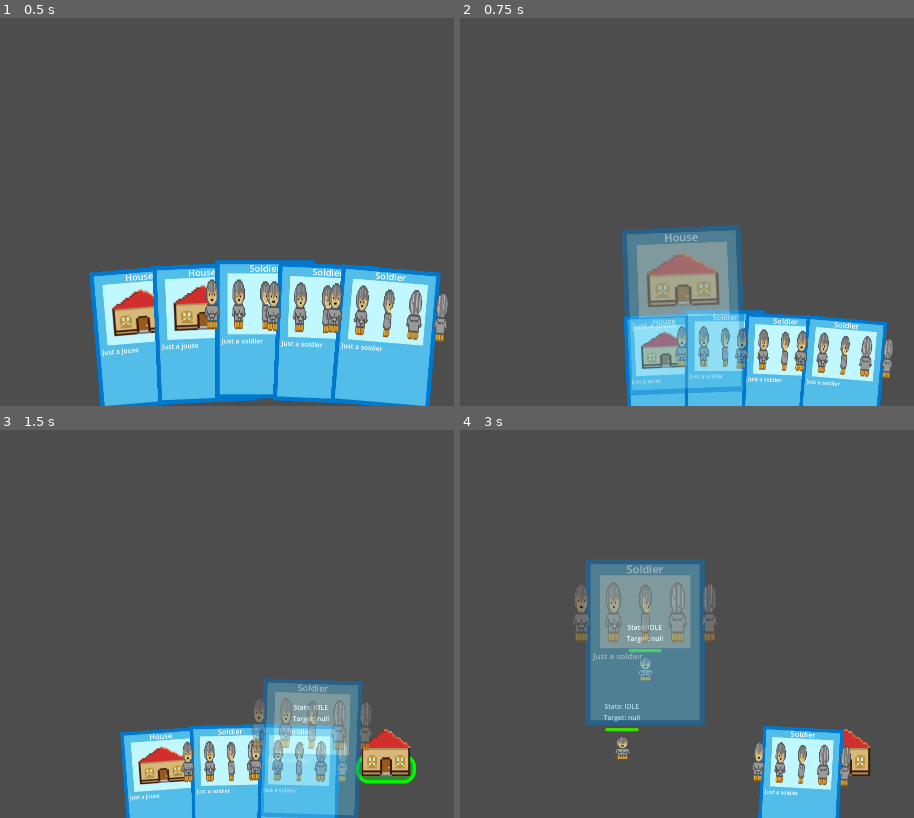
Above: before the commit, frames 1-4 (two rows, left to right).
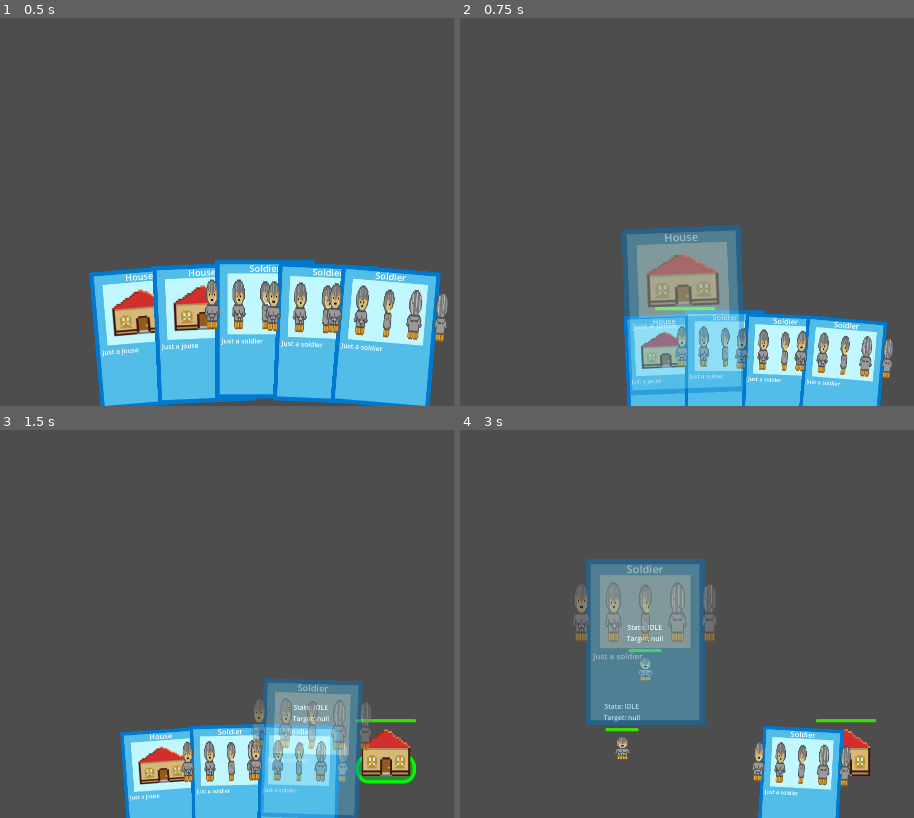
Above: after the commit, the same moments.

Repository: stranker/cardgame
Game: Godot game, scene res://Scenes/test_scene.tscn
Same seed, same stepped clock (60 frames per second), same inputs: the game is played once before the commit and once after it.
Inputs (mouse positions are in pixels of both pictures, inside the frame that each line leads up to):
- Up to frame 1 (0.5 s): no input
- Up to frame 2 (0.75 s): tap Enter at 0.5 s; drag from (605, 336) to (845, 336) at 0.52 s
- Up to frame 3 (1.5 s): drag from (385, 748) to (163, 748) at 1.27 s
- Up to frame 4 (3 s): move the mouse to (623, 748) at 2.02 s; click (623, 748) at 2.1 s; tap Space at 2.75 s; drag from (723, 740) to (487, 527) at 2.77 s

Frame 1 is identical in both runs. In frame 2, 0.1% of the frame differs, in the area x 42-57%, y 74-76%; in frame 3, 0.1%; in frame 4, 0.1%, in the area x 78-92%, y 74-76%.

Commit message:
Rework navigation and selection manager

Diff:
--- a/CardGame/Managers/selection_manager.gd
+++ b/CardGame/Managers/selection_manager.gd
@@ -32,9 +32,8 @@
 func _add_selection_area():
 	selection_area = Area2D.new()
 	selection_area.set_collision_layer_value(1, false)
-	selection_area.set_collision_layer_value(5, true)
-	selection_area.set_collision_mask_value(1, true)
 	selection_area.set_collision_mask_value(2, true)
+	selection_area.set_collision_mask_value(3, true)
 	selection_collision = CollisionShape2D.new()
 	add_child(selection_area)
 	selection_area.add_child(selection_collision)
--- a/CardGame/Objects/Buildings/building.gd
+++ b/CardGame/Objects/Buildings/building.gd
@@ -3,6 +3,21 @@
 extends StaticBody2D
 
 @export var is_enemy : bool = false
+@onready var health_component : HealthComponent = $HealthComponent
+@export var health : float = 10
+@export var max_health : float = 10
+
+signal destroy(building)
+
+func _ready():
+	health_component.init(health,max_health)
+	health_component.dead.connect(on_health_dead)
+	pass
 
 func do_action(data : SelectionManager.PointData, multiple_selection : bool):
 	pass
+
+func on_health_dead():
+	destroy.emit(self)
+	queue_free()
+	pass
--- a/CardGame/Objects/Buildings/building.tscn
+++ b/CardGame/Objects/Buildings/building.tscn
@@ -1,13 +1,14 @@
-[gd_scene load_steps=10 format=3 uid="uid://cwp7jntte1nfm"]
+[gd_scene load_steps=13 format=3 uid="uid://cwp7jntte1nfm"]
 
 [ext_resource type="Script" path="res://Objects/Buildings/building.gd" id="1_v2wy1"]
 [ext_resource type="PackedScene" uid="uid://b0713h3mysyhv" path="res://Objects/Components/visual_component.tscn" id="4_2e6cy"]
 [ext_resource type="PackedScene" uid="uid://bnhp8xorl5mht" path="res://Objects/Components/construct_component.tscn" id="4_iq34l"]
 [ext_resource type="PackedScene" uid="uid://bqqxauqfyhslm" path="res://Objects/Components/selectable_component.tscn" id="5_elbbj"]
 [ext_resource type="Texture2D" uid="uid://bn42djc3lmgaf" path="res://Objects/Buildings/House.png" id="5_x2rgf"]
+[ext_resource type="PackedScene" uid="uid://c51cj72bpt7w" path="res://Objects/Components/health_component.tscn" id="6_cnadg"]
 
 [sub_resource type="RectangleShape2D" id="RectangleShape2D_nmhxt"]
-size = Vector2(128, 104)
+size = Vector2(128, 64)
 
 [sub_resource type="RectangleShape2D" id="RectangleShape2D_5llsy"]
 size = Vector2(128, 128)
@@ -27,6 +28,20 @@
 corner_radius_bottom_right = 30
 corner_radius_bottom_left = 30
 
+[sub_resource type="StyleBoxFlat" id="StyleBoxFlat_l20cg"]
+bg_color = Color(0.91853, 0.217091, 3.85046e-07, 1)
+corner_radius_top_left = 6
+corner_radius_top_right = 6
+corner_radius_bottom_right = 6
+corner_radius_bottom_left = 6
+
+[sub_resource type="StyleBoxFlat" id="StyleBoxFlat_yass3"]
+bg_color = Color(0.203922, 0.886275, 0, 1)
+corner_radius_top_left = 6
+corner_radius_top_right = 6
+corner_radius_bottom_right = 6
+corner_radius_bottom_left = 6
+
 [node name="Building" type="StaticBody2D" groups=["Building"]]
 collision_layer = 2
 collision_mask = 6
@@ -42,7 +57,7 @@
 texture = ExtResource("5_x2rgf")
 
 [node name="CollisionShape2D" type="CollisionShape2D" parent="."]
-position = Vector2(0, 12)
+position = Vector2(0, 32)
 shape = SubResource("RectangleShape2D_nmhxt")
 
 [node name="ConstructComponent" parent="." instance=ExtResource("4_iq34l")]
@@ -64,3 +79,16 @@
 offset_right = 72.0
 offset_bottom = 83.0
 theme_override_styles/panel = SubResource("StyleBoxFlat_8aqbu")
+
+[node name="HealthComponent" parent="." node_paths=PackedStringArray("health_bar") instance=ExtResource("6_cnadg")]
+health_bar = NodePath("ProgressBar")
+
+[node name="ProgressBar" type="ProgressBar" parent="HealthComponent"]
+offset_left = -72.0
+offset_top = -72.0
+offset_right = 72.0
+offset_bottom = -64.0
+theme_override_styles/background = SubResource("StyleBoxFlat_l20cg")
+theme_override_styles/fill = SubResource("StyleBoxFlat_yass3")
+value = 50.0
+show_percentage = false
--- a/CardGame/Objects/Components/combat_component.gd
+++ b/CardGame/Objects/Components/combat_component.gd
@@ -55,5 +55,5 @@
 
 func reset():
 	current_target = null
-	end_attack.emit()
+	#end_attack.emit()
 	pass
--- a/CardGame/Objects/Components/navigation_component.gd
+++ b/CardGame/Objects/Components/navigation_component.gd
@@ -56,10 +56,15 @@
 	pass
 
 func _on_navigation_agent_2d_target_reached():
-	if target:
+	if target != null and not target.is_queued_for_deletion():
 		target_reached.emit(target)
-		print_debug("Target Reached")
+		print_debug("Target Reached:", target.name)
 	else:
 		position_reached.emit()
 	set_physics_process(false)
 	pass # Replace with function body.
+
+func stop():
+	set_physics_process(false)
+	navigation_agent.target_position = global_position
+	pass
--- a/CardGame/Objects/Components/navigation_component.tscn
+++ b/CardGame/Objects/Components/navigation_component.tscn
@@ -7,8 +7,8 @@
 min_distance_attack = 40.0
 
 [node name="NavigationAgent2D" type="NavigationAgent2D" parent="."]
-target_desired_distance = 20.0
-path_max_distance = 150.0
+target_desired_distance = 70.0
+path_max_distance = 200.0
 radius = 20.0
 debug_enabled = true
 debug_path_custom_color = Color(1, 0, 1, 1)
--- a/CardGame/Objects/Units/unit.gd
+++ b/CardGame/Objects/Units/unit.gd
@@ -72,6 +72,7 @@
 
 func on_combat_attack(target):
 	set_state(State.ATTACK)
+	navigation.stop()
 	debug_target.text = "Target: " + target.name
 	pass
 
@@ -88,6 +89,7 @@
 	pass
 
 func on_target_out_of_range(target : PhysicsBody2D):
+	print_debug("on_target_out_of_range")
 	set_state(State.IDLE)
 	target_object(target)
 	pass
--- a/CardGame/Objects/Units/unit.tscn
+++ b/CardGame/Objects/Units/unit.tscn
@@ -8,9 +8,8 @@
 [ext_resource type="PackedScene" uid="uid://cfgnovjrv8ylr" path="res://Objects/Components/combat_component.tscn" id="6_vofuv"]
 [ext_resource type="PackedScene" uid="uid://c51cj72bpt7w" path="res://Objects/Components/health_component.tscn" id="7_ba8vd"]
 
-[sub_resource type="CapsuleShape2D" id="CapsuleShape2D_ffnn0"]
+[sub_resource type="CircleShape2D" id="CircleShape2D_08lj5"]
 radius = 16.0
-height = 64.0
 
 [sub_resource type="RectangleShape2D" id="RectangleShape2D_chg2t"]
 size = Vector2(48, 64)
@@ -46,6 +45,8 @@
 corner_radius_bottom_left = 6
 
 [node name="Unit" type="CharacterBody2D" node_paths=PackedStringArray("debug_state", "debug_target") groups=["Unit"]]
+collision_layer = 4
+collision_mask = 6
 script = ExtResource("1_i3mpu")
 debug_state = NodePath("Debug/Items/State")
 debug_target = NodePath("Debug/Items/Target")
@@ -58,7 +59,8 @@
 hframes = 5
 
 [node name="CollisionShape2D" type="CollisionShape2D" parent="."]
-shape = SubResource("CapsuleShape2D_ffnn0")
+position = Vector2(0, 16)
+shape = SubResource("CircleShape2D_08lj5")
 
 [node name="SelectableComponent" parent="." instance=ExtResource("2_nyxvx")]
 
@@ -83,6 +85,7 @@
 [node name="NavigationComponent" parent="." instance=ExtResource("5_2vgb6")]
 
 [node name="CombatComponent" parent="." instance=ExtResource("6_vofuv")]
+min_attack_distance = 70.0
 
 [node name="HealthComponent" parent="." node_paths=PackedStringArray("health_bar") instance=ExtResource("7_ba8vd")]
 health_bar = NodePath("ProgressBar")
--- a/CardGame/Scenes/Map.gd
+++ b/CardGame/Scenes/Map.gd
@@ -8,8 +8,8 @@
 	pass # Replace with function body.
 
 func _on_construct_success(card : Card):
-	if card.card_data.card_type == ConstructManager.ConstructType.BUILDING:
-		bake_navigation_polygon()
+	#if card.card_data.card_type == ConstructManager.ConstructType.BUILDING:
+	#	bake_navigation_polygon()
 	pass
 
 func _input(event : InputEvent):
